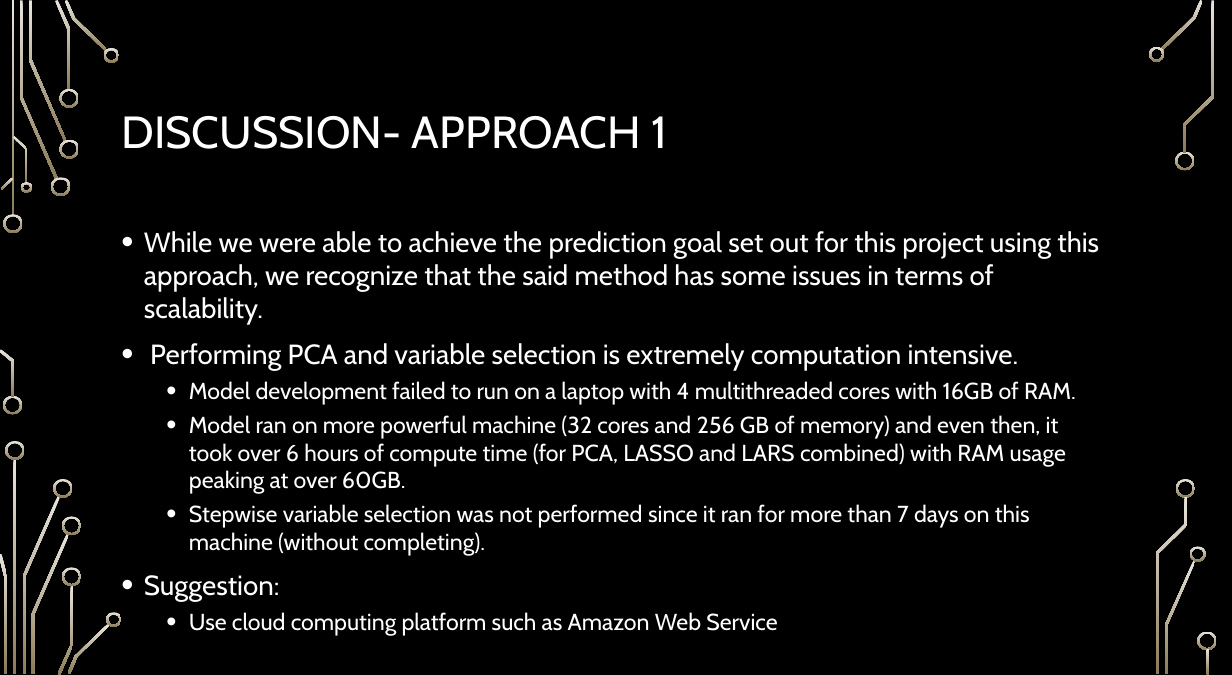
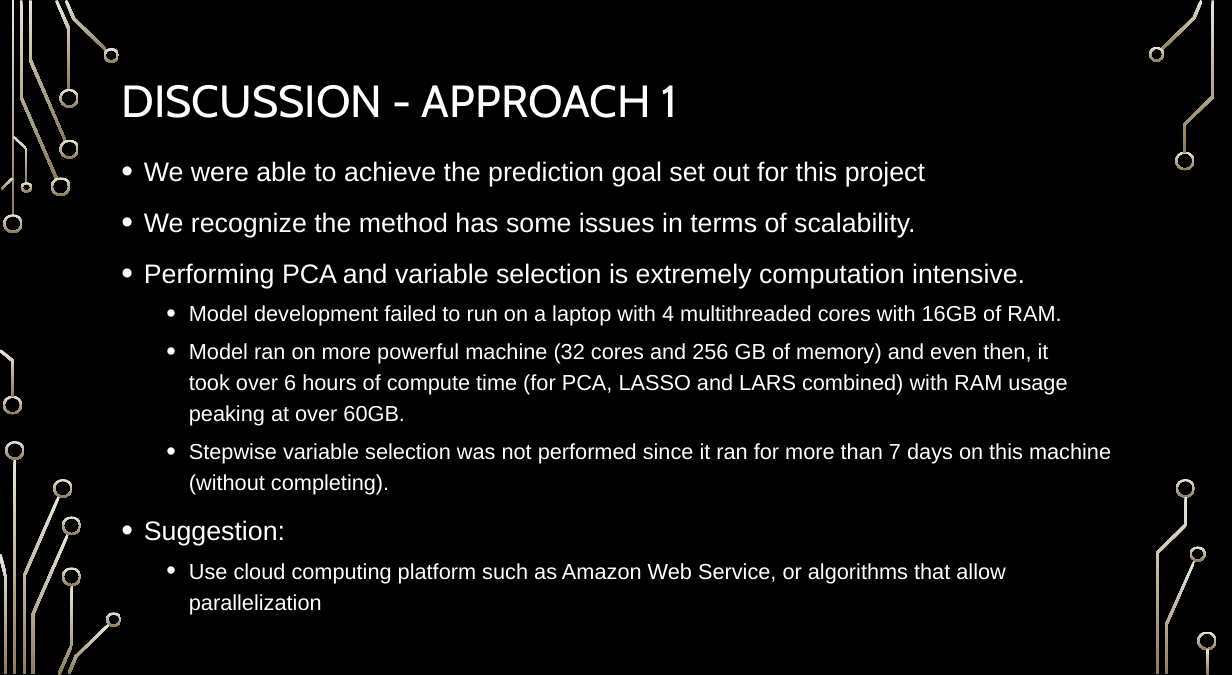
Before and after one commit to ngupta23/PredictingPerformanceIntegratedCircuits, a slide deck: slide 15 of Presentation/MSDS6372_Project2_Presentation.pptx (slide 14 before the commit). Drawn at 1232x675 pixels with LibreOffice and Linux fonts; fonts in the diff are those of the drawing; background and template pictures are left out. Boxes give left, top, right and bottom in pixels: in the first picture for what was removed or moved away, otherwise in the second. Text is boxed around its words. In the diff, an @@ line names an element or a change of style, - is before the commit and + after.

```diff
--- a/Presentation/MSDS6372_Project2_Presentation.pptx
+++ b/Presentation/MSDS6372_Project2_Presentation.pptx
@@ title at (x1=121, y1=85, x2=677, y2=118): spaces changed @@
-DISCUSSION- APPROACH 1
+DISCUSSION - APPROACH 1
@@ text "We were able to achieve ..." moved from (x1=144, y1=231, x2=1099, y2=602) to (x1=144, y1=161, x2=1111, y2=615) @@
@@ text at (x1=144, y1=161, x2=925, y2=237): text changed; size 33.2 to 32 pt; font Cabin to Arial @@
-• While we were able to achieve the prediction goal set out for this project using this approach, we recognize that the said method has some issues in terms of scalability.
+• We were able to achieve the prediction goal set out for this project
+• We recognize the method has some issues in terms of scalability.
@@ text at (x1=144, y1=263, x2=1111, y2=545): size 33.2 to 32 pt in "Performing PCA and variable selection is extremely ...", "Suggestion:"; font Cabin to Arial in "Performing PCA and variable selection is extremely ...", "Model development failed to run on a ...", "Model ran on more powerful machine (32 ...", "Stepwise variable selection was not performed since ..." and 1 more places; size 27.7 to 26 pt in "Model development failed to run on a ...", "Model ran on more powerful machine (32 ...", "Stepwise variable selection was not performed since ..."; line spacing 1 to 1.2 @@
@@ text at (x1=189, y1=563, x2=1005, y2=615): text changed; size 27.7 to 26 pt; font Cabin to Arial @@
-  • Use cloud computing platform such as Amazon Web Service
+  • Use cloud computing platform such as Amazon Web Service, or algorithms that allow parallelization
```
Also in this commit, not shown: 10 other slides changed, 1 slide added.
